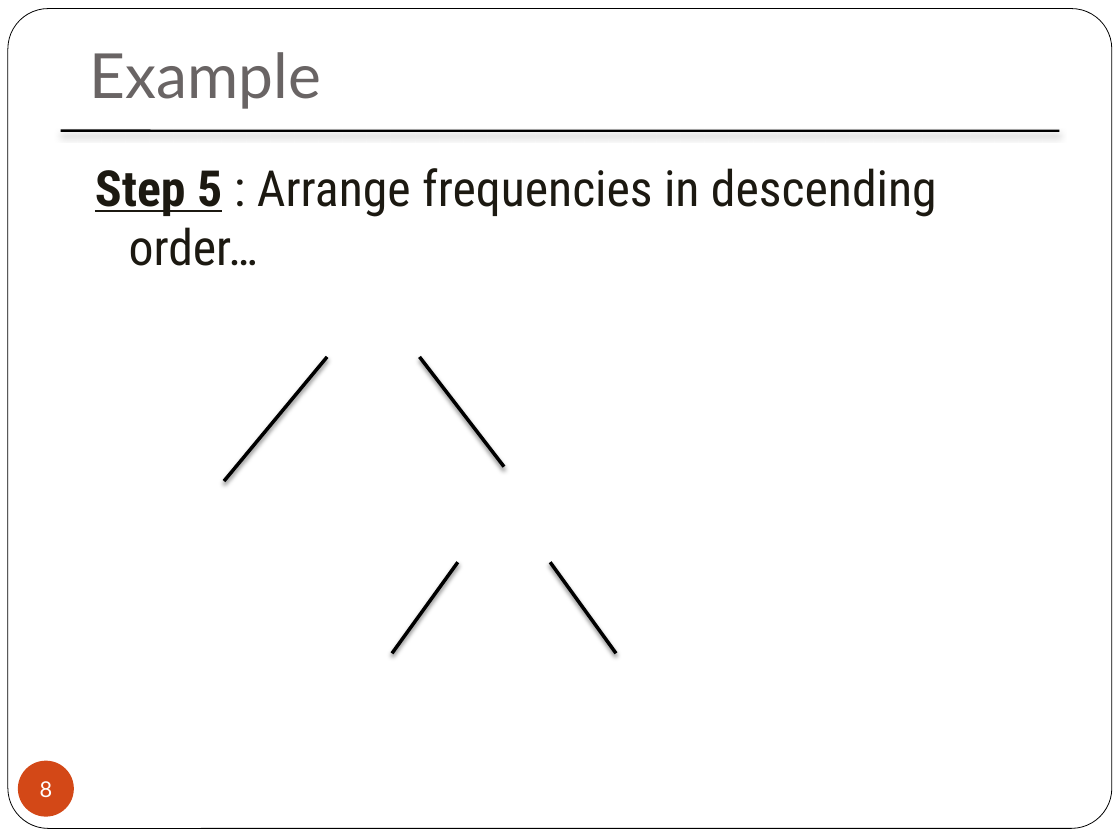
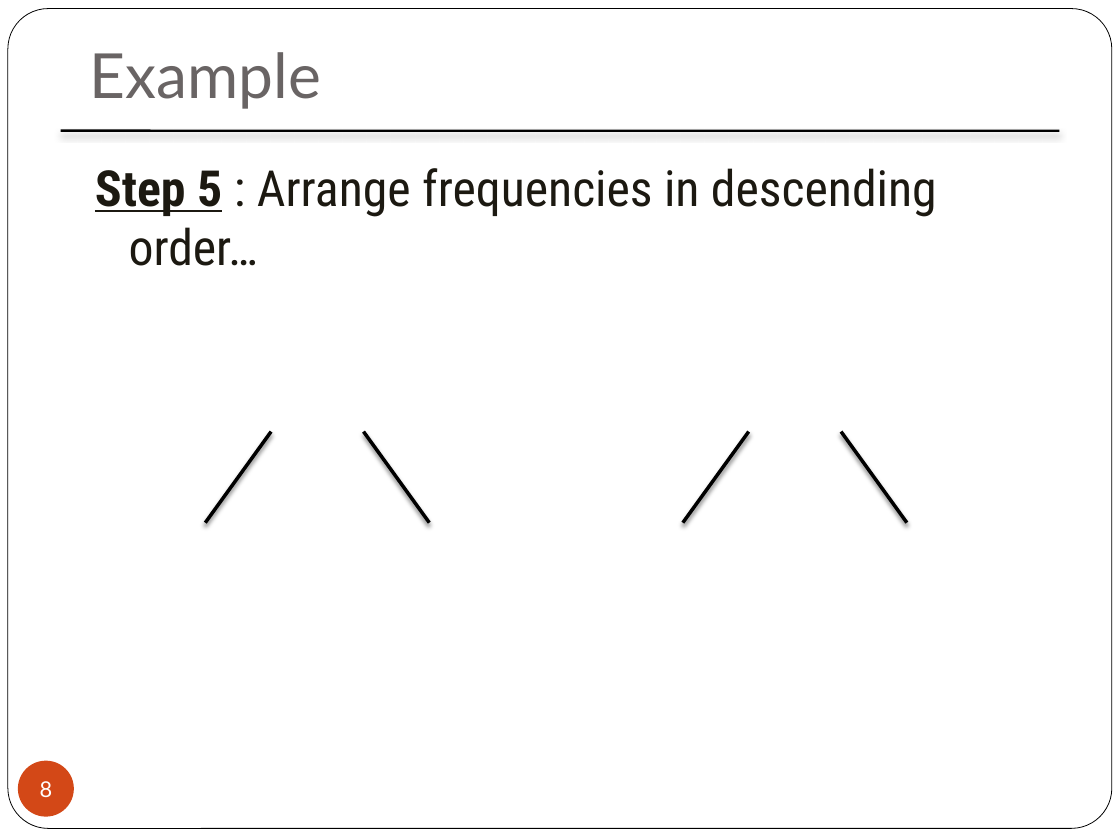
Before and after one commit to MaulikPatel295/MaulikPatel295, a slide deck: slide 8 of ALA/2161603_150124116006.pptx. Drawn at 1120x840 pixels with LibreOffice and Linux fonts; fonts in the diff are those of the drawing; background and template pictures are left out. Boxes give left, top, right and bottom in pixels: in the first picture for what was removed or moved away, otherwise in the second. Text is boxed around its words. In the diff, an @@ line names an element or a change of style, - is before the commit and + after.

```diff
--- a/ALA/2161603_150124116006.pptx
+++ b/ALA/2161603_150124116006.pptx
@@ line moved from (327, 357) - (224, 482) to (271, 431) - (205, 523) @@
@@ line moved from (420, 357) - (504, 467) to (364, 431) - (429, 523) @@
@@ line moved from (550, 562) - (616, 653) to (748, 431) - (683, 523) @@
@@ line moved from (458, 562) - (392, 653) to (841, 431) - (907, 523) @@
```
Also in this commit, not shown: 5 other slides changed, 1 other file.
